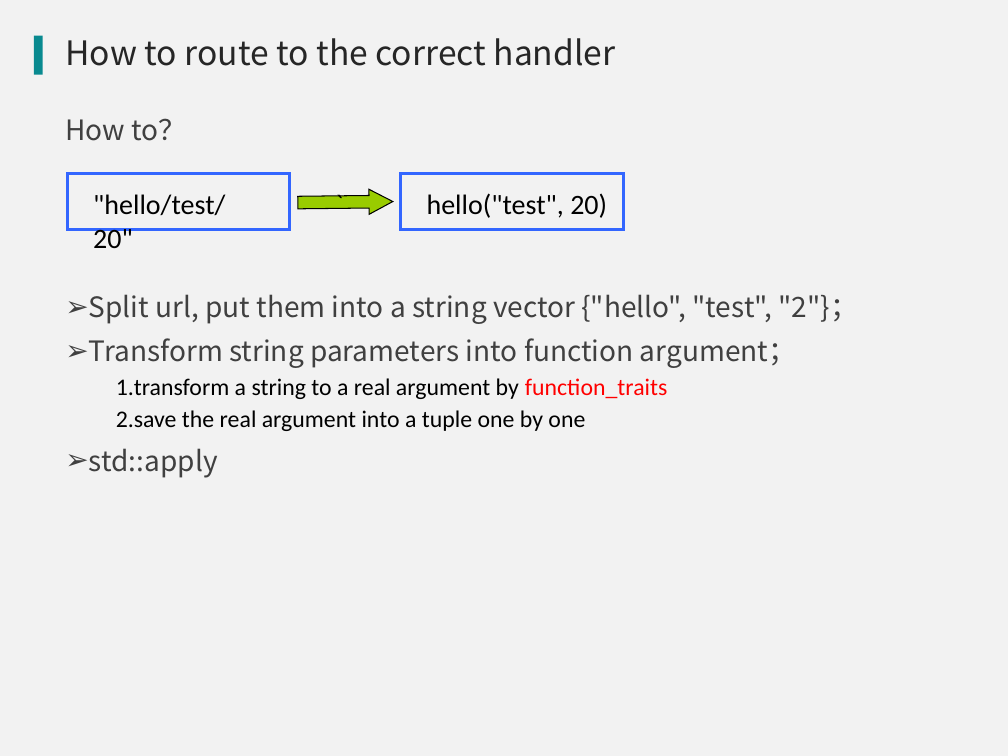
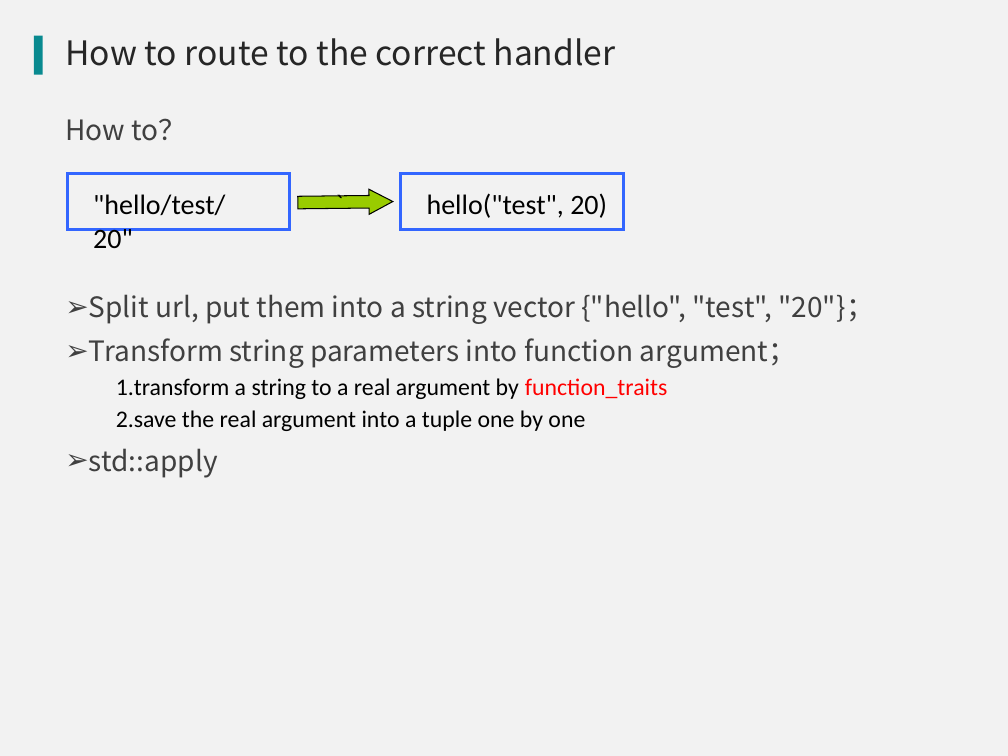
Before and after one commit to qicosmos/cppnow2017-ppt, a slide deck: slide 34 of An easy to use RPC framework implemented by c++11 and c++14 - shorter.pptx. Drawn at 1008x756 pixels with LibreOffice and Linux fonts; fonts in the diff are those of the drawing; background and template pictures are left out. Boxes give left, top, right and bottom in pixels: in the first picture for what was removed or moved away, otherwise in the second. Text is boxed around its words. In the diff, an @@ line names an element or a change of style, - is before the commit and + after.

Commit message:
update

```diff
--- a/An easy to use RPC framework implemented by c++11 and c++14 - shorter.pptx
+++ b/An easy to use RPC framework implemented by c++11 and c++14 - shorter.pptx
@@ text at bbox=[89, 294, 874, 324]: text changed @@
-➢ Split url, put them into a string vector {"hello", "test", "2"}；
+➢ Split url, put them into a string vector {"hello", "test", "20"}；
```
Also in this commit, not shown: 2 other slides changed.
